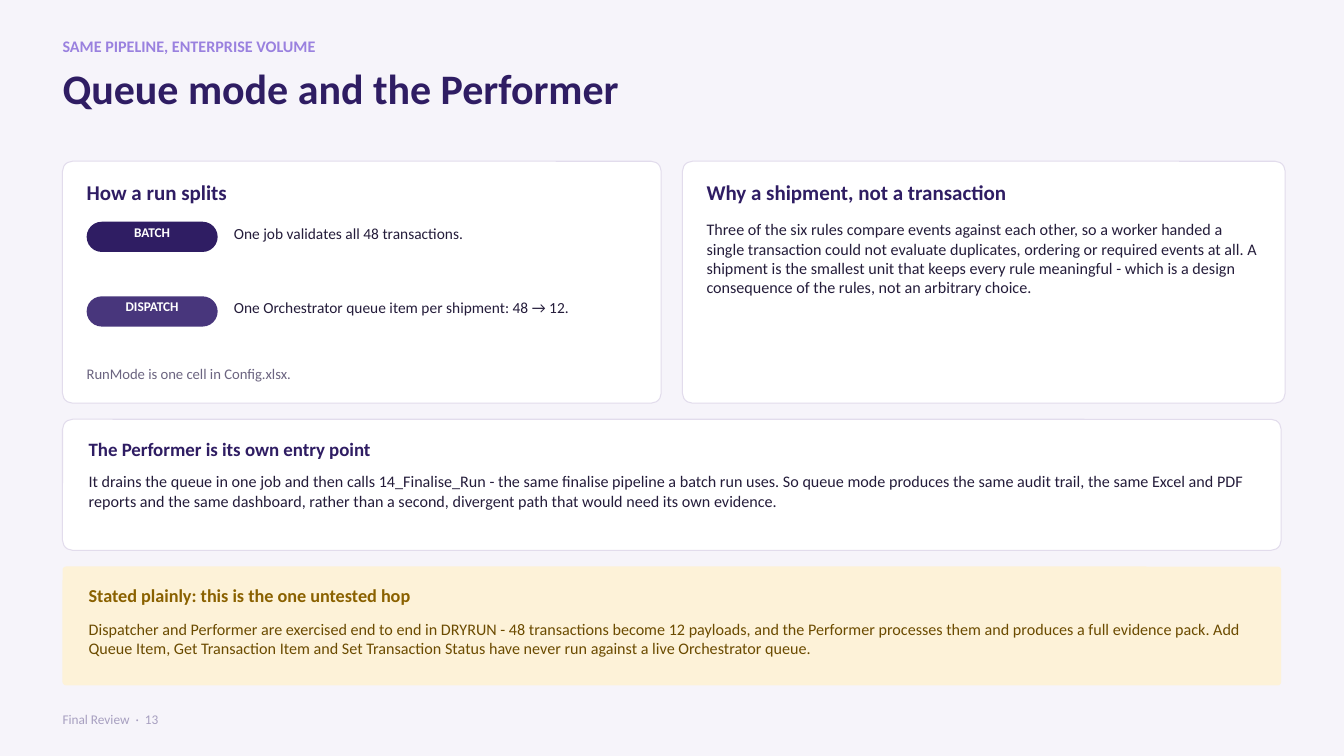
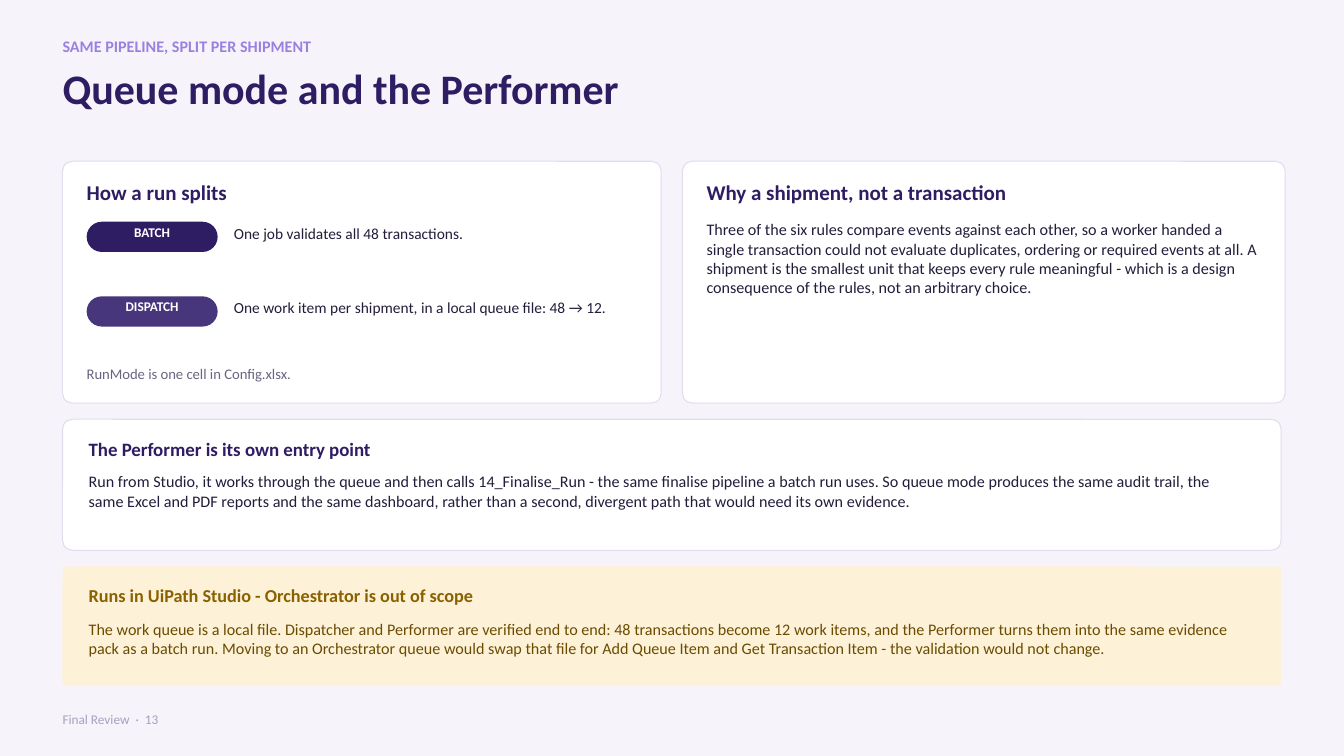
Before and after one commit to AdithyaSM31/UiPath-Blockchain-Transaction-Validation, a slide deck: slide 13 of RPA Project Final Review.pptx. Drawn at 1344x756 pixels with LibreOffice and Linux fonts; fonts in the diff are those of the drawing. Boxes give left, top, right and bottom in pixels: in the first picture for what was removed or moved away, otherwise in the second. Text is boxed around its words. In the diff, an @@ line names an element or a change of style, - is before the commit and + after.

```diff
--- a/RPA Project Final Review.pptx
+++ b/RPA Project Final Review.pptx
@@ text at (x1=63, y1=41, x2=311, y2=54): text changed @@
-SAME PIPELINE, ENTERPRISE VOLUME
+SAME PIPELINE, SPLIT PER SHIPMENT
@@ text at (x1=234, y1=302, x2=605, y2=316): text changed @@
-One Orchestrator queue item per shipment: 48 → 12.
+One work item per shipment, in a local queue file: 48 → 12.
@@ text at (x1=89, y1=475, x2=1210, y2=510): text changed @@
-It drains the queue in one job and then calls 14_Finalise_Run - the same finalise pipeline a batch run uses. So queue mode produces the same audit trail, the same Excel and PDF reports and the same dashboard, rather than a second, divergent path that would need its own evidence.
+Run from Studio, it works through the queue and then calls 14_Finalise_Run - the same finalise pipeline a batch run uses. So queue mode produces the same audit trail, the same Excel and PDF reports and the same dashboard, rather than a second, divergent path that would need its own evidence.
@@ text at (x1=89, y1=589, x2=473, y2=605): text changed @@
-Stated plainly: this is the one untested hop
+Runs in UiPath Studio - Orchestrator is out of scope
@@ text at (x1=89, y1=623, x2=1227, y2=657): text changed @@
-Dispatcher and Performer are exercised end to end in DRYRUN - 48 transactions become 12 payloads, and the Performer processes them and produces a full evidence pack. Add Queue Item, Get Transaction Item and Set Transaction Status have never run against a live Orchestrator queue.
+The work queue is a local file. Dispatcher and Performer are verified end to end: 48 transactions become 12 work items, and the Performer turns them into the same evidence pack as a batch run. Moving to an Orchestrator queue would swap that file for Add Queue Item and Get Transaction Item - the validation would not change.
```
Also in this commit, not shown: 5 other slides changed, 12 other files.
